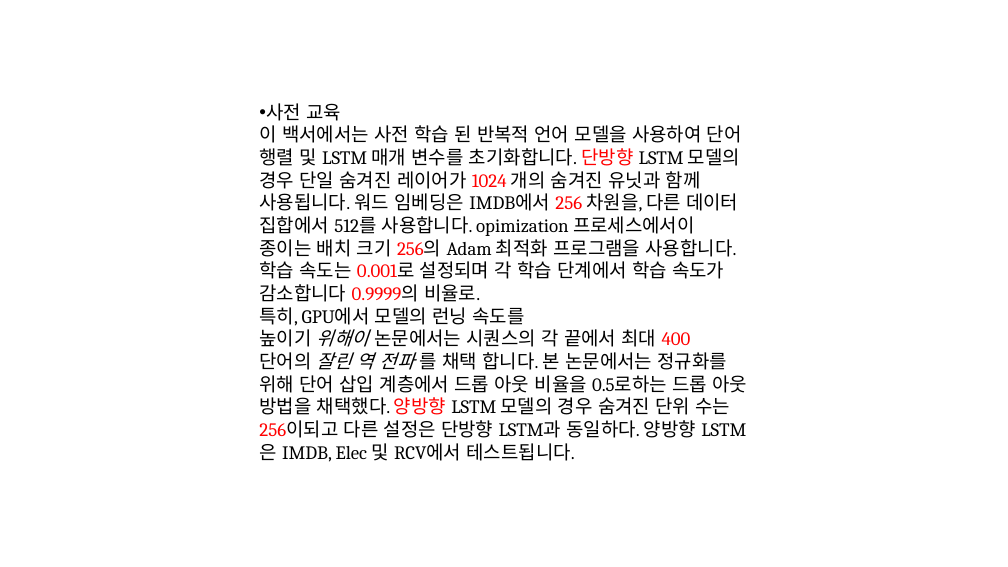
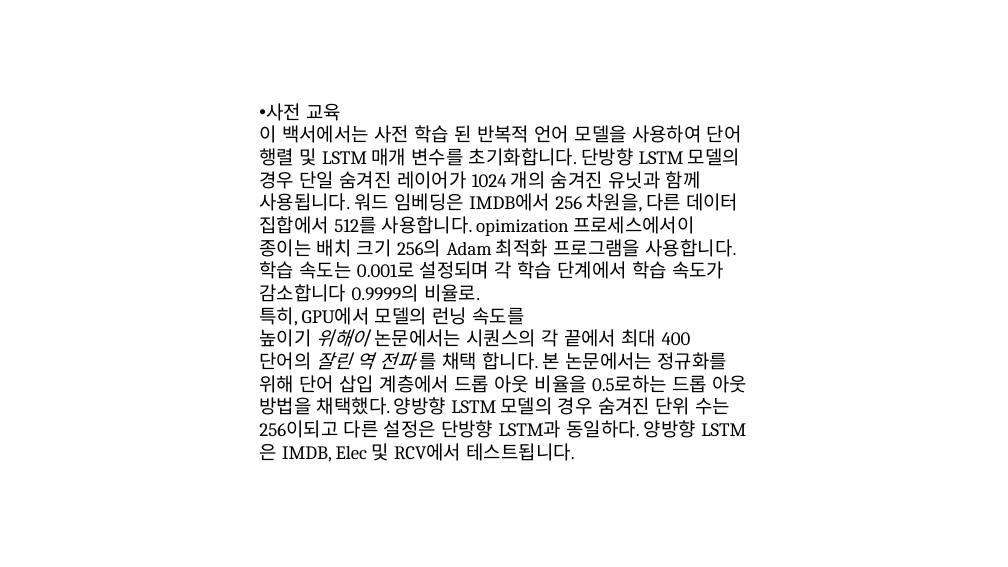
Before and after one commit to modudeepnlp/code_implementation, a slide deck: slide 12 of resources/slide/Adversarial Training Methods For Semi-Supervised Text Classification_20190311_ChangWookJun.pptx. Drawn at 1008x567 pixels with LibreOffice and Linux fonts; fonts in the diff are those of the drawing. Boxes give left, top, right and bottom in pixels: in the first picture for what was removed or moved away, otherwise in the second. Text is boxed around its words. In the diff, an @@ line names an element or a change of style, - is before the commit and + after.

```diff
--- a/resources/slide/Adversarial Training Methods For Semi-Supervised Text Classification_20190311_ChangWookJun.pptx
+++ b/resources/slide/Adversarial Training Methods For Semi-Supervised Text Classification_20190311_ChangWookJun.pptx
@@ text at [259, 125, 747, 462]: text colour #FF0000 to #000000 in "단방향 1024 256 256의 0.001로 0.9999의", "400 양방향 256이되고" @@
```
Also in this commit, not shown: 9 other slides changed, 7 slides added.
